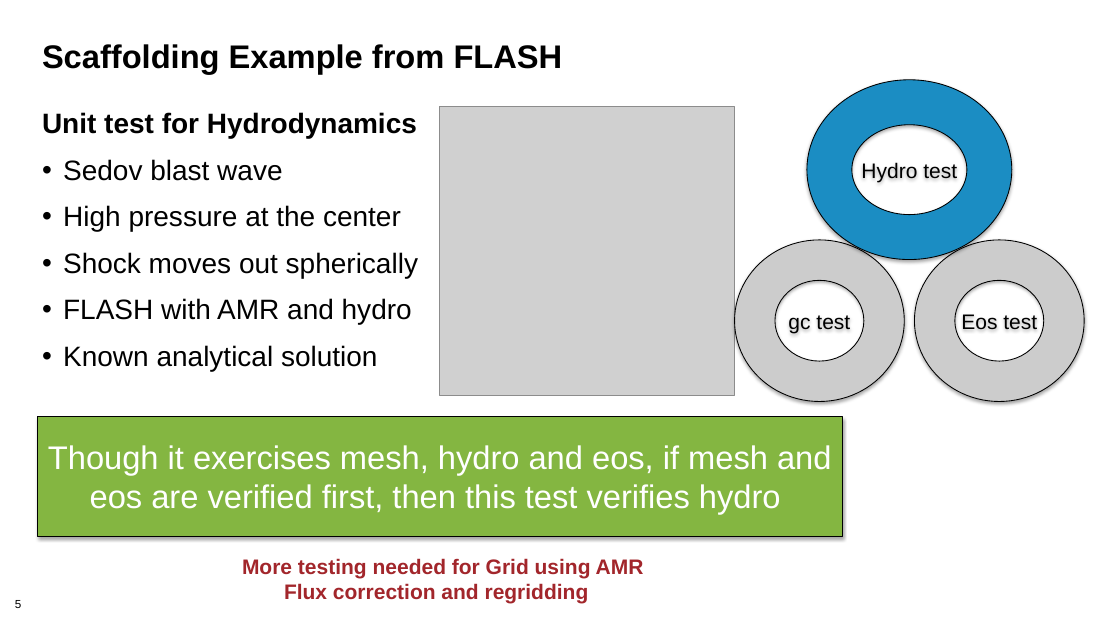
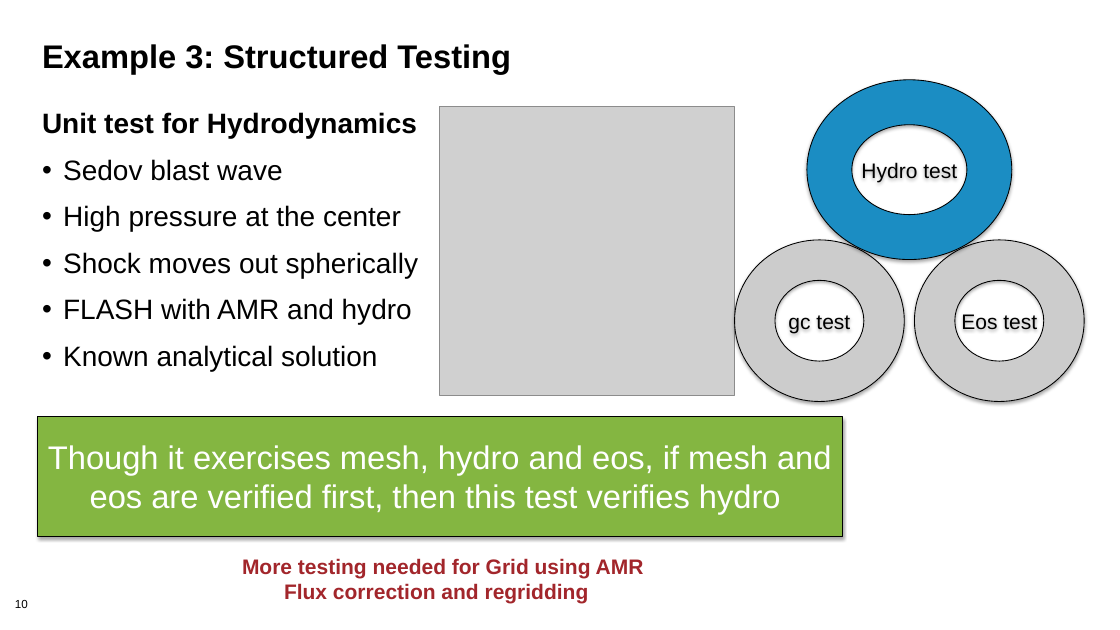
Before and after one commit to bssw-tutorial/presentations, a slide deck: slide 10 of testing2.pptx (slide 5 before the commit). Drawn at 1120x630 pixels with LibreOffice and Linux fonts; fonts in the diff are those of the drawing; grey boxes stand for pictures; background and template pictures are left out. Boxes give left, top, right and bottom in pixels: in the first picture for what was removed or moved away, otherwise in the second. Text is boxed around its words. In the diff, an @@ line names an element or a change of style, - is before the commit and + after.

Commit message:
Use the ISS testing presentations as the starting point for ISC.

```diff
--- a/testing2.pptx
+++ b/testing2.pptx
@@ title at (x1=42, y1=44, x2=511, y2=74): text changed @@
-Scaffolding Example from FLASH
+Example 3: Structured Testing
@@ page number at (x1=15, y1=600, x2=28, y2=608): text changed @@
-5
+10
```
Also in this commit, not shown: 7 other slides changed, 6 slides added.
